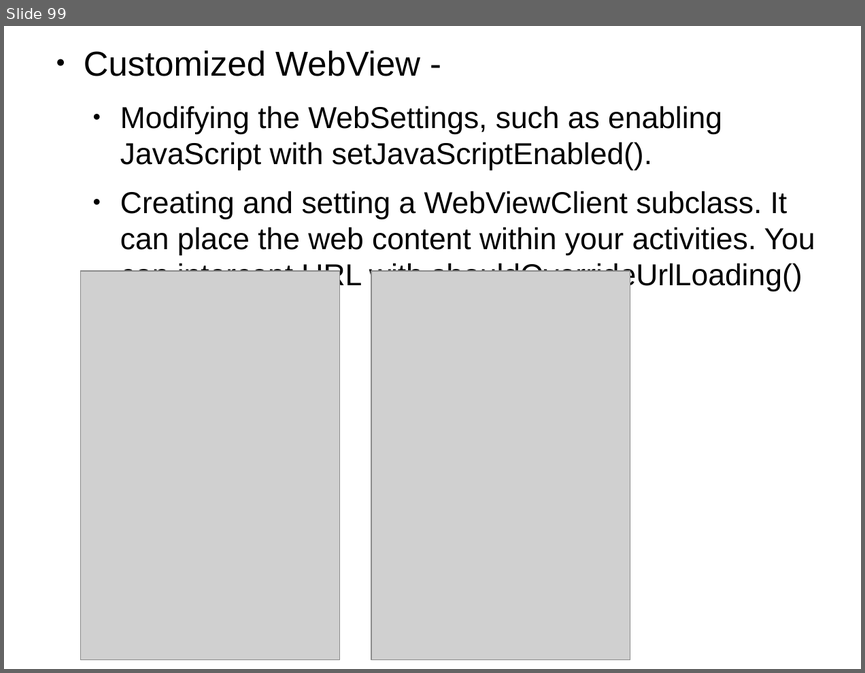
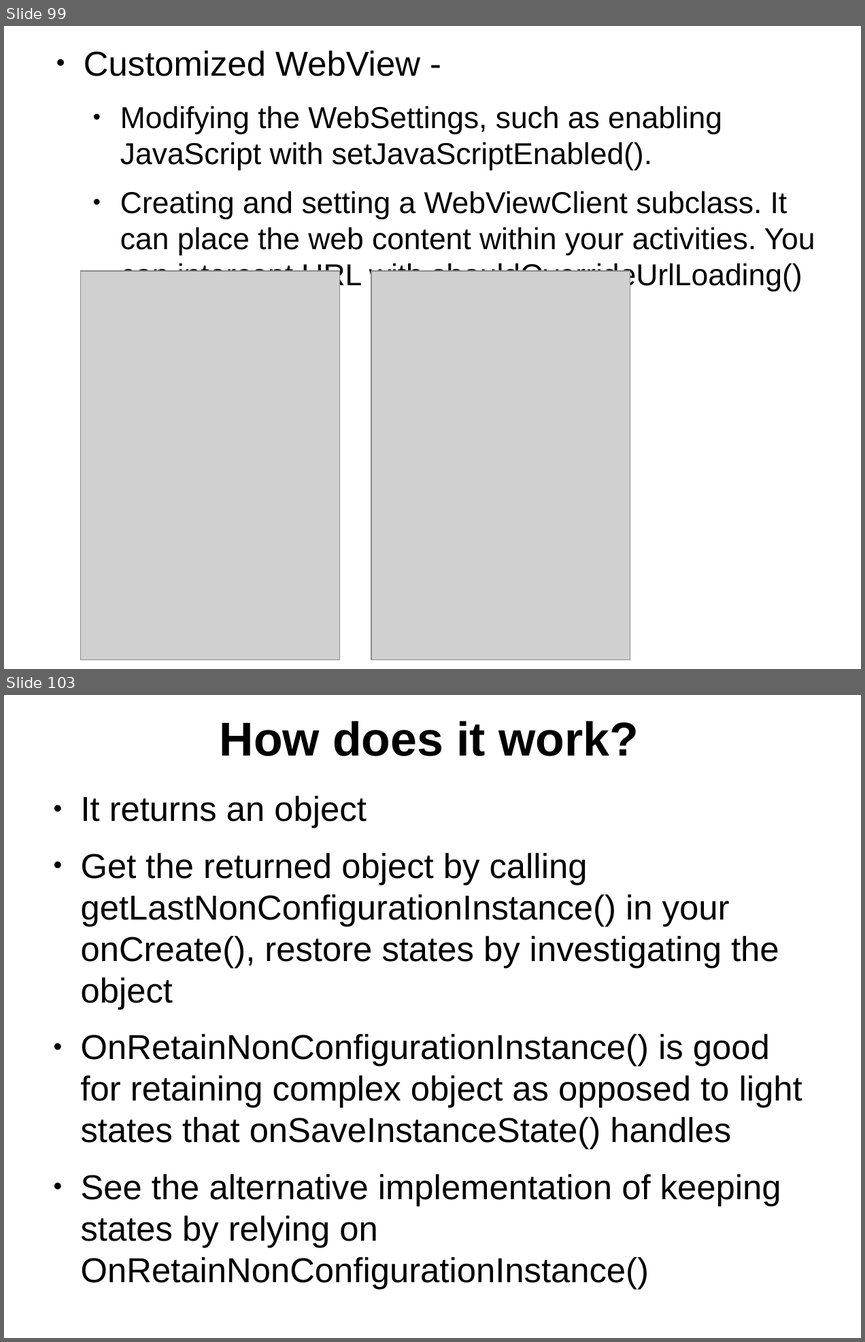
Before and after one commit to thegreatdao/testa, a slide deck: assets/android.odp. Shown one above the other, each under a label of ours: slide 99 before the commit, slides 99 and 103 after it; the slides between them are not shown. The pictures are 865x673 and 865x1342 pixels, drawn with LibreOffice and Linux fonts; fonts in the diff are those of the drawing; grey boxes stand for pictures. Boxes give left, top, right and bottom in pixels: in the first picture for what was removed or moved away, otherwise in the second. Text is boxed around its words. In the diff, an @@ line names an element or a change of style, - is before the commit and + after.

```diff
--- a/assets/android.odp
+++ b/assets/android.odp
@@ slide 103 added at [4, 695, 861, 1338], background #FFFFFF @@
@@ title added at [220, 721, 639, 756], 44 pt, text #000000, bold @@
+How does it work?
@@ text added at [81, 796, 802, 1289], 32 pt, text #000000 @@
+● It returns an object
+● Get the returned object by calling getLastNonConfigurationInstance() in your onCreate(), restore states by investigating the object
+● OnRetainNonConfigurationInstance() is good for retaining complex object as opposed to light states that onSaveInstanceState() handles
+● See the alternative implementation of keeping states by relying on OnRetainNonConfigurationInstance()
```
Also in this commit, not shown: 1 slide changed, 4 other slides added, 5 other files.
